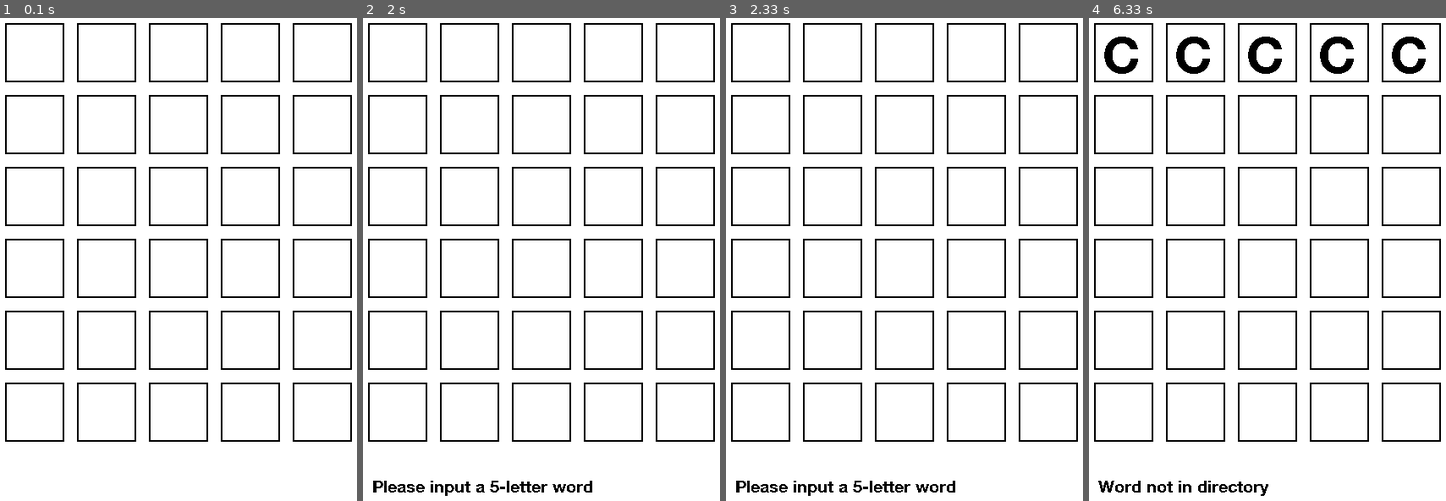
Above: before the commit, frames 1-4 (left to right).
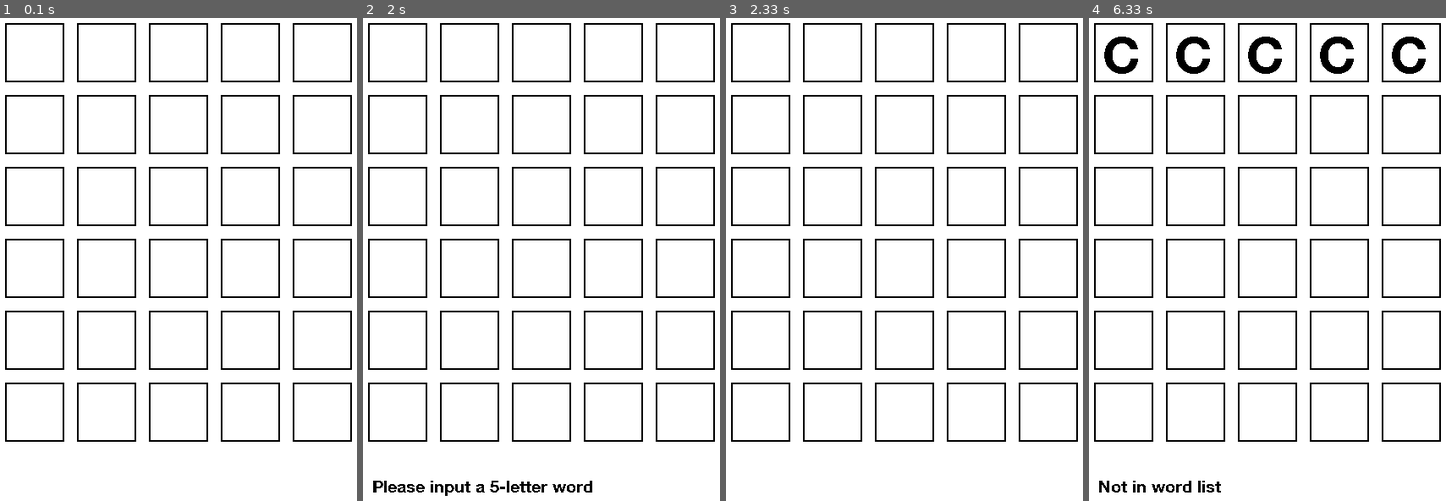
Above: after the commit, the same moments.

Repository: javvacake/wordle-pygame
Game: pygame game, started from main.py
Two runs of this game, one before a commit and one after it. Both use one fixed random seed, a clock stepped at 60 frames per second and the inputs below.
Inputs:
- Up to frame 1 (0.1 s): no input
- Up to frame 2 (2 s): tap C at 0.33 s; hold Backspace 0.67-1.13 s; tap Enter at 1.17 s
- Up to frame 3 (2.33 s): no input
- Up to frame 4 (6.33 s): hold C 3-3.47 s; tap C at 4.5, 4.9, 5.2, 5.4 s; tap Enter at 6.17 s

Frames 1-2 are identical in both runs. In frame 3, 0.6% of the frame differs, in the area x 2-65%, y 95-99%; in frame 4, 0.5%.

Commit message:
Fixed the backspace bug and the ctrl+c traceback error. Basically done. Not sure if I should do the keyboard display.

Diff:
--- a/grid.py
+++ b/grid.py
@@ -1,11 +1,8 @@
-import string
 import pygame
 from colours import *
 
 pygame.font.init()
 FONT = pygame.font.Font("assets\Helvetica Neu Bold.ttf", 60)
-
-LETTERS = list(string.ascii_uppercase)
 
 class Grid:
     def __init__(self):
@@ -14,21 +11,16 @@
         self.current_col = 0
 
     def enter_letter(self, letter):
-        # print("To enter: ", self.current_row, " ", self.current_col)
         letter = letter.upper()
         if self.current_col == 5:
             return
 
         self.matrix[self.current_row][self.current_col].set_letter(letter)
         self.current_col += 1
-        # print("Enter_letter row/col: ", self.current_row, " ", self.current_col)
 
     def backspace(self):
-        if self.current_col < 0:
-            self.current_col = 0
-            return
-
-        self.current_col = self.current_col - 1
+        if (self.current_col > 0):
+            self.current_col -= 1
         self.matrix[self.current_row][self.current_col].set_letter(None)
 
     def get_word(self):
@@ -49,7 +41,6 @@
         self.current_col = 0
 
     def draw(self, window):
-        # print("drawing cells")
         for row in self.matrix:
             for square in row:
                 square.draw(window)
@@ -77,15 +68,11 @@
     def set_bg_colour(self, colour):
         self.bg_colour = colour
 
-    # TODO: finish function
     def draw(self, window):
-        # bg_colour = self.bg_colour if self.entered_row else WHITE
-
         # Border rectangle
         border_colour = BLACK
         pygame.draw.rect(window, border_colour, pygame.Rect(self.x, self.y, self.size, self.size))
 
-        # if not self.entered_row:
         # Actual rectangle
         pygame.draw.rect(window, self.bg_colour, pygame.Rect(self.x + 2, self.y + 2, self.size - 4, self.size - 4))
 
@@ -94,4 +81,3 @@
             text_col = BLACK # if not self.entered_row else WHITE
             text = FONT.render(self.letter, False, text_col)
             window.blit(text, (self.x + 10, self.y))
-            # print("draw(cell) row/col: ", self.row, " ", self.col)
--- a/rules.py
+++ b/rules.py
@@ -18,6 +18,7 @@
         remaining_guessed_letters = self.guessed_word
         remaining_final_letters = self.final_word
 
+        # Check for green and grey letters first
         for index, letter in enumerate(self.guessed_word):
             if (self.guessed_word[index] == self.final_word[index]):
                 remaining_final_letters[index] = ""
@@ -26,6 +27,7 @@
             else:
                 self.colour_results[index] = "GREY"
 
+        # Then yellow letters to account for duplicates
         for index, letter in enumerate(self.guessed_word):
             if ((remaining_guessed_letters[index] in remaining_final_letters) and (self.guessed_word[index] != self.final_word[index])):
                 new_index = remaining_final_letters.index(self.guessed_word[index])
--- a/ui.py
+++ b/ui.py
@@ -1,9 +1,10 @@
 import pygame
 import random
+from pygame.locals import *
+from grid import Grid
+from rules import Rules
+from letters import LETTERS
 from words import *
-from grid import Grid
-from rules import *
-from letters import LETTERS
 from colours import *
 
 pygame.init()
@@ -24,7 +25,7 @@
         self.grid = Grid()
         self.guess = 0
         self.letter_count = 0
-        print(self.final_word) # Test
+        # print(self.final_word) # Test
         self.event_handler()
 
     def generate_word(self):
@@ -41,8 +42,8 @@
         message_box = FONT.render(text, False, BLACK)
         self.screen.blit(message_box, (90, 620))
         pygame.display.update()
-        pygame.time.delay(2000)
-        pygame.time.set_timer(pygame.USEREVENT, 1000)
+        pygame.time.delay(1000)
+        pygame.time.set_timer(pygame.USEREVENT, 500)
 
     def render(self):
         self.screen.fill(WHITE)
@@ -62,28 +63,32 @@
             for event in pygame.event.get():
                 # Player closes window
                 if event.type == pygame.QUIT:
-                    # print("Player chose to quit")
+                    running = False
                     pygame.quit()
+                    quit()
+
                 if event.type == pygame.KEYDOWN:
                     # print(pygame.key.name(event.key) + " " + str(self.letter_count)) # Test
 
-                    if event.key == pygame.K_BACKSPACE:
+                    if event.key == pygame.K_c and pygame.key.get_mods() & pygame.KMOD_CTRL:
+                        running = False
+                        pygame.quit()
+                        quit()
+
+                    elif event.key == pygame.K_BACKSPACE:
                         self.grid.backspace()
-                        self.letter_count -= 1
+                        if self.letter_count != 0:
+                            self.letter_count -= 1
 
                     elif pygame.key.name(event.key) in LETTERS:
-                        # print("In alphabet") # Test
-
                         input_letter = pygame.key.name(event.key)
                         self.grid.enter_letter(input_letter)
                         self.letter_count += 1
 
                     elif pygame.key.name(event.key) not in LETTERS and event.key != pygame.K_RETURN:
                         self.display_message("Please input a letter", False)
-                        # print("Not in alphabet") # Test
 
                     elif event.key == pygame.K_RETURN:
-                        # if self.letter_count < 4:
                         if self.grid.current_col < 5:
                             self.display_message("Please input a 5-letter word", False)
 
@@ -91,31 +96,26 @@
                         guessed_word = self.grid.get_word().lower()
                         # Check if word is correct
                         if self.check_real_word(guessed_word) and self.grid.current_col == 5:
-                            # print("valid word") # Test
                             results = rules.check_colours(guessed_word, self.final_word)
-                            # print(results)
                             self.grid.enter_word(results)
                             self.guess += 1
                             self.render() # Necessary placement
 
                         if not self.check_real_word(guessed_word) and self.grid.current_col == 5:
-                            self.display_message("Word not in directory", False)
-                            # print("Word not in directory") # Test
+                            self.display_message("Not in word list", False)
                             pass
 
                         if guessed_word == self.final_word:
-                            # print("YAY") # Test
                             pygame.event.set_blocked([pygame.KEYDOWN, pygame.KEYUP])
                             self.display_message("Congrats!", False)
 
                         if self.guess == 6 and guessed_word != self.final_word:
-                            print("END") # Test
                             self.display_message(None, True)
 
             # No more guesses left
             if self.guess > 5:
                 self.render()
 
-            self.render() # TODO: throws traceback error when ctrl+c
+            self.render()
 
         pygame.quit()
